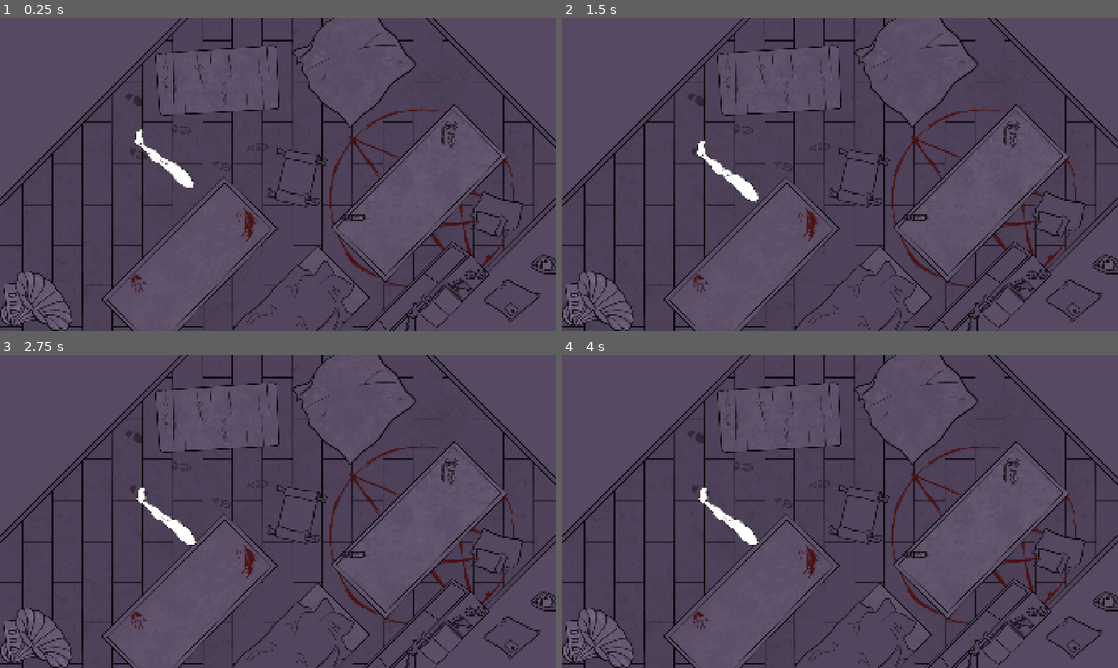
Above: before the commit, frames 1-4 (two rows, left to right).
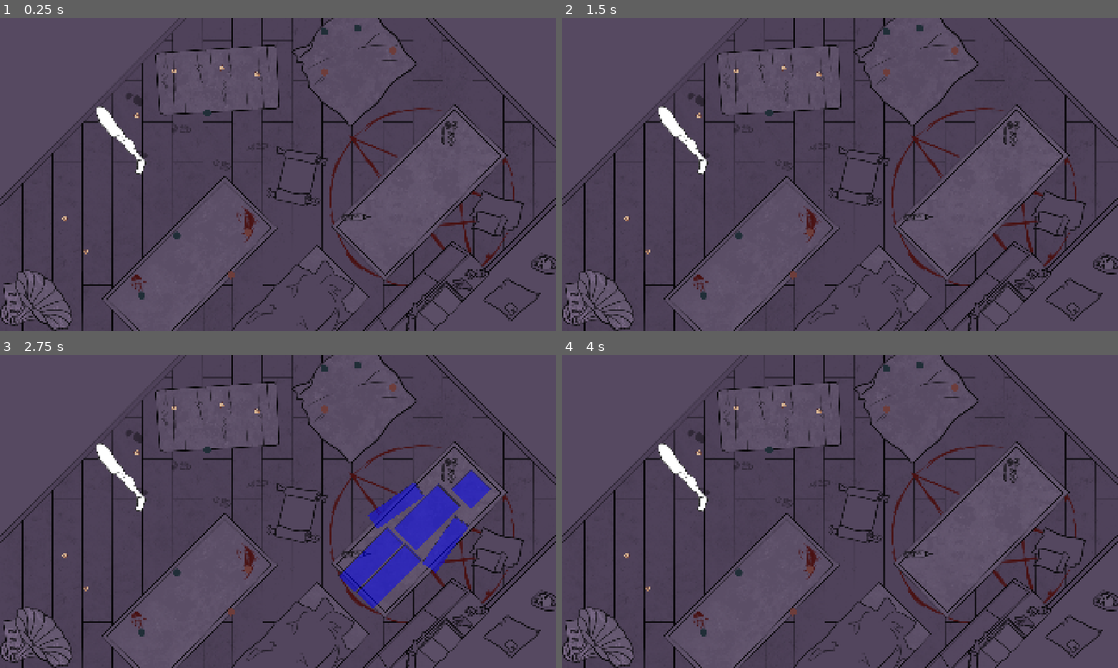
Above: after the commit, the same moments.

Repository: JohanneSoS/graveExpectations
Game: Godot game, scene res://scenes/main.tscn
Same seed, same stepped clock (60 frames per second), same inputs: the game is played once before the commit and once after it. Before the commit the project has no main scene; this scene is started directly in both runs.
Inputs (mouse positions are in pixels of both pictures, inside the frame that each line leads up to):
- Up to frame 1 (0.25 s): no input
- Up to frame 2 (1.5 s): tap Enter at 0.5 s; move the mouse to (723, 158) at 0.52 s; press the mouse at (723, 158) at 0.53 s; tap Space at 1.25 s; move the mouse to (728, 190) at 1.27 s; release the mouse at (728, 190) at 1.28 s; click (728, 190) at 1.35 s
- Up to frame 3 (2.75 s): tap Enter at 2 s; move the mouse to (333, 442) at 2.02 s; press the mouse at (333, 442) at 2.03 s
- Up to frame 4 (4 s): tap Space at 2.75 s; move the mouse to (812, 574) at 2.77 s; release the mouse at (812, 574) at 2.78 s; click (812, 574) at 2.85 s; tap Enter at 3.5 s; move the mouse to (1006, 558) at 3.52 s; press the mouse at (1006, 558) at 3.53 s

The runs differ from the first frame. In frame 1, 6.6% of the frame differs, in the area x 0-100%, y 0-100%; in frame 2, 6.6%; in frame 3, 11%; in frame 4, 6.5%.

Commit message:
Add BodyPart Generation and Base Level Logic

Diff:
--- a/project.godot
+++ b/project.godot
@@ -11,12 +11,14 @@
 [application]
 
 config/name="GraveExpectations"
+run/main_scene="uid://b825n0yuryi0l"
 config/features=PackedStringArray("4.7", "GL Compatibility")
 config/icon="res://icon.svg"
 
 [autoload]
 
 StateManager="*uid://c2c7aly0v2p3"
+GameState="*uid://bqpnjxibx53m7"
 
 [display]
 
--- a/ressources/bodyParts/leftLeg1.tres
+++ b/ressources/bodyParts/leftLeg1.tres
@@ -3,7 +3,12 @@
 [ext_resource type="Script" uid="uid://dkqa74lq4tccn" path="res://scripts/bodypart.gd" id="1_2sbjx"]
 [ext_resource type="Script" uid="uid://y1psnwajvs3u" path="res://scripts/stat.gd" id="2_n401b"]
 
+[sub_resource type="Resource" id="Resource_ogq8d"]
+script = ExtResource("2_n401b")
+metadata/_custom_type_script = "uid://y1psnwajvs3u"
+
 [resource]
 script = ExtResource("1_2sbjx")
 body_part_type = 4
+stats = Array[ExtResource("2_n401b")]([SubResource("Resource_ogq8d")])
 metadata/_custom_type_script = "uid://dkqa74lq4tccn"
--- /dev/null
+++ b/ressources/level_data/level_1_data.tres
@@ -0,0 +1,9 @@
+[gd_resource type="Resource" script_class="LevelData" format=3 uid="uid://covdxhhfs0p3n"]
+
+[ext_resource type="Resource" uid="uid://de001topx24x8" path="res://ressources/orders/level_1_order.tres" id="1_timbg"]
+[ext_resource type="Script" uid="uid://ccqbxwkh32yc6" path="res://scripts/level_data.gd" id="1_wq4qq"]
+
+[resource]
+script = ExtResource("1_wq4qq")
+order = ExtResource("1_timbg")
+metadata/_custom_type_script = "uid://ccqbxwkh32yc6"
--- a/scenes/body_part.tscn
+++ b/scenes/body_part.tscn
@@ -2,7 +2,7 @@
 
 [ext_resource type="Script" uid="uid://ujwmlhlx73dr" path="res://scripts/bodypart_node.gd" id="1_0dmsj"]
 [ext_resource type="Resource" uid="uid://cw8lv7cgsyvg7" path="res://ressources/bodyParts/leftLeg1.tres" id="2_law5b"]
-[ext_resource type="Texture2D" uid="uid://byjh030invqfe" path="res://art/leg_l.png" id="3_lnhhf"]
+[ext_resource type="Texture2D" uid="uid://byjh030invqfe" path="res://art/bodyparts/legs/leg_l.png" id="3_lnhhf"]
 
 [sub_resource type="CapsuleShape2D" id="CapsuleShape2D_lnhhf"]
 radius = 40.8
--- /dev/null
+++ b/scenes/game_state.tscn
@@ -0,0 +1,9 @@
+[gd_scene format=3 uid="uid://bqpnjxibx53m7"]
+
+[ext_resource type="Script" uid="uid://c8bxnq4dave8q" path="res://scripts/game_state.gd" id="1_321hb"]
+[ext_resource type="Script" uid="uid://ccqbxwkh32yc6" path="res://scripts/level_data.gd" id="2_jy5aj"]
+[ext_resource type="Resource" uid="uid://covdxhhfs0p3n" path="res://ressources/level_data/level_1_data.tres" id="3_a1qx6"]
+
+[node name="GameState" type="Node" unique_id=866184086]
+script = ExtResource("1_321hb")
+levels = Array[ExtResource("2_jy5aj")]([ExtResource("3_a1qx6")])
--- a/scenes/roomView.tscn
+++ b/scenes/roomView.tscn
@@ -1,21 +1,26 @@
 [gd_scene format=3 uid="uid://4rhlayu05ws3"]
 
-[ext_resource type="Texture2D" uid="uid://bb2oldcv47jmu" path="res://art/bg2.png" id="1_hx04i"]
+[ext_resource type="Script" uid="uid://7yskyptif8ij" path="res://scripts/room_view.gd" id="1_dtbit"]
+[ext_resource type="Texture2D" uid="uid://bb2oldcv47jmu" path="res://art/background/bg2.png" id="1_hx04i"]
 [ext_resource type="PackedScene" uid="uid://c4kl7hr7cgkl0" path="res://scenes/body_part.tscn" id="2_f5tvm"]
 [ext_resource type="PackedScene" uid="uid://bflygaqabcb0k" path="res://scenes/body_container.tscn" id="2_l20nl"]
 [ext_resource type="Texture2D" uid="uid://cm5ejsb7xe3s1" path="res://art/scalingTest.png" id="4_l20nl"]
+[ext_resource type="PackedScene" uid="uid://es8gj88xxhmk" path="res://scenes/spawn_area.tscn" id="5_t4ojw"]
+[ext_resource type="Script" uid="uid://bp7r5q2q868bm" path="res://scripts/level_generator.gd" id="6_ctyo8"]
 
 [node name="RoomView" type="Node2D" unique_id=1675548103]
+script = ExtResource("1_dtbit")
 
 [node name="Bg1" type="Sprite2D" parent="." unique_id=1609024940]
-position = Vector2(960, 540)
+position = Vector2(960, 538)
 texture = ExtResource("1_hx04i")
 
 [node name="BodyContainer" parent="." unique_id=508312917 instance=ExtResource("2_l20nl")]
-position = Vector2(1634.0001, 470.00012)
+position = Vector2(1627, 463)
 scale = Vector2(1, 1)
 
 [node name="bodyPart" parent="." unique_id=1694615725 instance=ExtResource("2_f5tvm")]
+visible = false
 position = Vector2(564, 489.00003)
 rotation = 2.2776546
 
@@ -47,3 +52,35 @@
 position = Vector2(1538.9998, 653)
 rotation = 0.61086524
 scale = Vector2(0.6, 2)
+
+[node name="HeadSpawnArea" parent="." unique_id=53720593 instance=ExtResource("5_t4ojw")]
+position = Vector2(773.00006, 215.99997)
+rotation = -0.075049154
+body_part_scene = ExtResource("2_f5tvm")
+area_size = Vector2(450, 250)
+
+[node name="LegSpawnArea" parent="." unique_id=204864881 instance=ExtResource("5_t4ojw")]
+position = Vector2(411, 606)
+rotation = -0.7853982
+body_part_type = 4
+body_part_scene = ExtResource("2_f5tvm")
+area_size = Vector2(500, 400)
+
+[node name="TorsoSpawnArea" parent="." unique_id=230004079 instance=ExtResource("5_t4ojw")]
+position = Vector2(659, 848.0001)
+rotation = -0.7853982
+body_part_type = 1
+body_part_scene = ExtResource("2_f5tvm")
+area_size = Vector2(600, 260)
+
+[node name="ArmSpawnArea" parent="." unique_id=1203752601 instance=ExtResource("5_t4ojw")]
+position = Vector2(1217, 154)
+rotation = -0.7853982
+body_part_type = 2
+body_part_scene = ExtResource("2_f5tvm")
+area_size = Vector2(300, 300)
+
+[node name="LevelGenerator" type="Node" parent="." unique_id=415794338 node_paths=PackedStringArray("spawn_areas")]
+script = ExtResource("6_ctyo8")
+spawn_areas = [NodePath("../LegSpawnArea"), NodePath("../TorsoSpawnArea"), NodePath("../HeadSpawnArea"), NodePath("../ArmSpawnArea")]
+metadata/_custom_type_script = "uid://bp7r5q2q868bm"
--- /dev/null
+++ b/scenes/spawn_area.tscn
@@ -0,0 +1,6 @@
+[gd_scene format=3 uid="uid://es8gj88xxhmk"]
+
+[ext_resource type="Script" uid="uid://2745tnsup54b" path="res://scripts/spawnarea.gd" id="1_au4v6"]
+
+[node name="SpawnArea" type="Node2D" unique_id=53720593]
+script = ExtResource("1_au4v6")
--- /dev/null
+++ b/scripts/game_state.gd
@@ -0,0 +1,13 @@
+extends Node
+
+@export var levels: Array[LevelData] = []
+var current_level_index: int = 0
+
+func get_current_level() -> LevelData:
+	return levels[current_level_index]
+
+func advance_level():
+	current_level_index += 1
+
+func is_last_level() -> bool:
+	return current_level_index >= levels.size() - 1
--- /dev/null
+++ b/scripts/level_data.gd
@@ -0,0 +1,5 @@
+class_name LevelData
+extends Resource
+
+@export var order: Order
+# hier dialogic oder anderes dialog-system gedöns noch übergebn
--- /dev/null
+++ b/scripts/level_generator.gd
@@ -0,0 +1,77 @@
+class_name LevelGenerator
+extends Node
+
+@export var order: Order
+@export var spawn_areas: Array[SpawnArea] = []
+@export var min_stats_per_part: int = 1
+@export var max_stats_per_part: int = 4
+
+func generate_level():
+	var slots: Array = []
+	for area in spawn_areas:
+		for i in area.slot_count:
+			var stat_array: Array[Stat] = []
+			slots.append({"area": area, "stats": stat_array})
+
+	for req in order.required_stats:
+		var pool = slots.duplicate()
+		pool.shuffle()
+		var contributor_count = randi_range(1, pool.size())
+		pool = pool.slice(0, contributor_count)
+
+		var portions = _split_value(req.value, contributor_count)
+		for i in pool.size():
+			var s = Stat.new()
+			s.stat = req.stat
+			s.value = portions[i]
+			pool[i]["stats"].append(s)
+
+	var area_solutions: Dictionary = {}
+	for area in spawn_areas:
+		var parts_array: Array[BodyPart] = []
+		area_solutions[area] = parts_array
+	for slot in slots:
+		area_solutions[slot["area"]].append(_build_solution_part(slot["stats"], slot["area"].body_part_type))
+
+	for area in spawn_areas:
+		area.spawn_with_guaranteed_solutions(area_solutions[area])
+
+func _split_value(total: float, count: int) -> Array[float]:
+	var weights: Array[float] = []
+	for i in count:
+		weights.append(randf_range(0.1, 1.0))
+	var weight_sum: float = weights.reduce(func(a, b): return a + b, 0.0)
+	var portions: Array[float] = []
+	for w in weights:
+		portions.append(clamp(total * (w / weight_sum), 0.0, 100.0))
+	return portions
+
+func _build_solution_part(required_contribs: Array[Stat], part_type: GameEnums.BodyPartType) -> BodyPart:
+	var part = BodyPart.new()
+	part.body_part_type = part_type
+	part.stats = required_contribs.duplicate(true)
+
+	var target_count = randi_range(min_stats_per_part, max_stats_per_part)
+	var used_types: Array = required_contribs.map(func(s): return s.stat)
+
+	while part.stats.size() < target_count:
+		var t = GameEnums.PersonalityStat.values().pick_random()
+		if t in used_types:
+			continue
+		var filler = Stat.new()
+		filler.stat = t
+		filler.value = randf_range(0.0, 100.0)
+		part.stats.append(filler)
+		used_types.append(t)
+
+	return part
+
+func check_order_fulfilled(assembled_parts: Array[BodyPart]) -> bool:
+	var totals: Dictionary = {}
+	for part in assembled_parts:
+		for stat in part.stats:
+			totals[stat.stat] = totals.get(stat.stat, 0.0) + stat.value
+	for req in order.required_stats:
+		if totals.get(req.stat, 0.0) < req.value:
+			return false
+	return true
--- /dev/null
+++ b/scripts/room_view.gd
@@ -0,0 +1,8 @@
+extends Node2D
+
+@onready var level_generator: LevelGenerator = $LevelGenerator
+
+func _ready():
+	var current_data: LevelData = GameState.get_current_level()
+	level_generator.order = current_data.order
+	level_generator.generate_level()
--- /dev/null
+++ b/scripts/spawnarea.gd
@@ -0,0 +1,141 @@
+@tool
+class_name SpawnArea
+extends Node2D
+
+@export var body_part_type: GameEnums.BodyPartType
+@export var body_part_scene: PackedScene
+@export var slot_count: int = 1
+@export var spawn_count: int = 4
+@export var area_size: Vector2 = Vector2(300, 200):
+	set(value):
+		area_size = value
+		queue_redraw()
+
+@export var min_distance: float = 80.0
+@export var max_tilt_degrees: float = 15.0
+@export var max_attempts: int = 30
+
+const BODY_PART_TEXTURE_ROOT = "res://art/bodyparts"
+var _texture_cache = {}
+
+func _ready():
+	if Engine.is_editor_hint():
+		return
+
+# nur damit wir die spawn areas im editor sehen können
+func _draw():
+	if not Engine.is_editor_hint():
+		return
+	var half = area_size / 2.0
+	draw_rect(Rect2(-half, area_size), Color(1, 1, 0, 0.15), true)
+	draw_rect(Rect2(-half, area_size), Color(1, 1, 0, 0.6), false, 2.0)
+
+func spawn_with_guaranteed_solutions(solution_parts: Array[BodyPart]):
+	var pool: Array[BodyPart] = solution_parts.duplicate()
+	while pool.size() < spawn_count:
+		pool.append(_generate_random_part())
+	pool.shuffle()
+
+	var placed_positions: Array[Vector2] = []
+	for part in pool:
+		var pos = _get_valid_local_position(placed_positions)
+		placed_positions.append(pos)
+		_spawn_instance(part, pos)
+
+func _spawn_instance(part: BodyPart, local_pos: Vector2):
+	var instance: BodyPart_Node = body_part_scene.instantiate()
+	add_child(instance)
+	instance.position = local_pos
+	instance.rotation = deg_to_rad(randf_range(-max_tilt_degrees, max_tilt_degrees))
+	instance.body_part_data = part
+
+	var texture = _get_random_texture()
+	if texture:
+		var sprite = instance.get_node("Sprite2D")
+		sprite.texture = texture
+
+func _get_random_texture() -> Texture2D:
+	var folder := _get_texture_folder()
+	if folder.is_empty():
+		return null
+
+	if not _texture_cache.has(folder):
+		_texture_cache[folder] = _load_textures_from_folder(folder)
+	var textures: Array[Texture2D] = _texture_cache[folder]
+	if textures.is_empty():
+		return null
+	return textures.pick_random()
+
+# haben wir links und rechts texturen?
+func _get_texture_folder() -> String:
+	match body_part_type:
+		GameEnums.BodyPartType.LEFT_ARM:
+			return BODY_PART_TEXTURE_ROOT + "/arms"
+		GameEnums.BodyPartType.RIGHT_ARM:
+			return BODY_PART_TEXTURE_ROOT + "/arms"
+		GameEnums.BodyPartType.LEFT_LEG:
+			return BODY_PART_TEXTURE_ROOT + "/legs"
+		GameEnums.BodyPartType.RIGHT_LEG:
+			return BODY_PART_TEXTURE_ROOT + "/legs"
+		GameEnums.BodyPartType.TORSO:
+			return BODY_PART_TEXTURE_ROOT + "/torsos"
+		GameEnums.BodyPartType.HEAD:
+			return BODY_PART_TEXTURE_ROOT + "/heads"
+		_:
+			return ""
+
+func _load_textures_from_folder(folder: String) -> Array[Texture2D]:
+	var textures: Array[Texture2D] = []
+	var dir := DirAccess.open(folder)
+
+	if dir == null:
+		push_warning("invalid body part folder: " + folder)
+		return textures
+
+	dir.list_dir_begin()
+
+	var file_name := dir.get_next()
+	while file_name != "":
+		if not dir.current_is_dir():
+			var extension := file_name.get_extension().to_lower()
+			if extension in ["png"]:
+				var path := folder + "/" + file_name
+				var texture := ResourceLoader.load(path, "Texture2D") as Texture2D
+
+				if texture:
+					textures.append(texture)
+
+		file_name = dir.get_next()
+	dir.list_dir_end()
+	return textures
+
+func _generate_random_part() -> BodyPart:
+	var part := BodyPart.new()
+	part.body_part_type = body_part_type
+
+	var target_stat_count := randi_range(1, 4)
+	var stat_array: Array[Stat] = []
+	for i in target_stat_count:
+		var s := Stat.new()
+		s.stat = GameEnums.PersonalityStat.values().pick_random()
+		s.value = randf_range(0.0, 100.0)
+		stat_array.append(s)
+	part.stats = stat_array
+	return part
+
+func _get_valid_local_position(existing: Array[Vector2]) -> Vector2:
+	var half = area_size / 2.0
+	var candidate = Vector2.ZERO
+	for attempt in max_attempts:
+		candidate = Vector2(
+			randf_range(-half.x, half.x),
+			randf_range(-half.y, half.y)
+		)
+		var valid = true
+		for pos in existing:
+			if candidate.distance_to(pos) < min_distance:
+				valid = false
+				break
+		if valid:
+			return candidate
+	return candidate
Renamed: art/bg1.png -> art/background/bg1.png
Not shown, changed: art/background/bg1.png.import
Renamed: art/bg2.png -> art/background/bg2.png
Not shown, changed: art/background/bg2.png.import
Binary file added: art/bodyparts/arms/test_item_1.png
Not shown, added: art/bodyparts/arms/test_item_1.png.import
Binary file added: art/bodyparts/arms/test_item_2.png
Not shown, added: art/bodyparts/arms/test_item_2.png.import
Binary file added: art/bodyparts/heads/rightclick.png
Not shown, added: art/bodyparts/heads/rightclick.png.import
Binary file added: art/bodyparts/heads/s.png
Not shown, added: art/bodyparts/heads/s.png.import
(and 24 more such lines)
